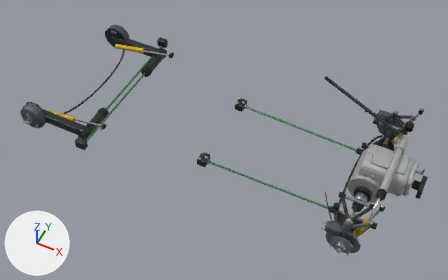
A saved change to the glTF model models/trains.glb.
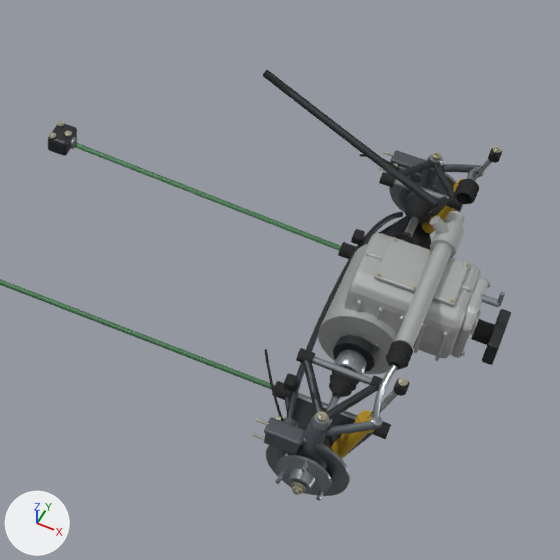
The first picture shows the older version from a 50 mm lens placed at (1.59, -2.81, 3.66), pointed at (0.26, -0.15, 0.33). The close-ups show the older and then the newer version on the part from 48% to 100% of the width and 17% to 100% of the height of that picture. Only the edits that show in the close-ups are written down. Every picture has the same lights, and +X, +Y and +Z are marked at lower left. Where no turn or scale is listed for an object, it has been applied to the vertices.

The first close-up shows 'barres-stabilisatrices.acier-noirci', 'barres-torsion-av.barre-torsion', 'boite.acier', 'boite.acier-noirci', 'boite.alu-coule', 'boite.caoutchouc', 'boite.plaque-alu', 'direction.acier-noirci', 'direction.alu-coule', 'disques-av.disque', 'etriers-av.fonte-frein', 'porte-fusee.acier', 'porte-fusee.fonte-ductile', 'transmissions.acier', 'transmissions.caoutchouc', 'triangles-av.acier', 'triangles-av.acier-noirci' and 15 more.
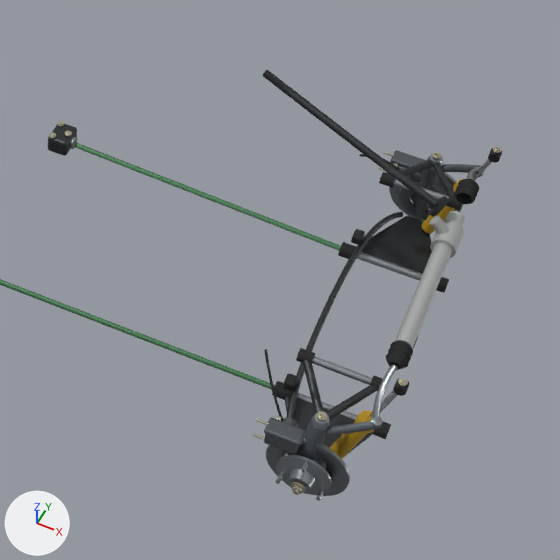
Location of each change, (x1, y1, x2, y2) in pixels of the close-ups (560 x 560 px):
'boite.alu-coule', deleted: before (318, 233, 489, 374)
'boite.acier-noirci', deleted: before (333, 309, 511, 372)
'transmissions.caoutchouc', deleted: before (323, 194, 432, 449)
'transmissions.acier', deleted (mostly hidden): before (326, 191, 419, 468)
'boite.caoutchouc', deleted (mostly hidden): before (344, 319, 495, 360)
'boite.acier', deleted: before (374, 292, 505, 353)
'boite.plaque-alu', deleted: before (470, 312, 481, 335)

Patch to the scene script:
```diff
--- a/models/trains.glb.py
+++ b/models/trains.glb.py
@@ ob_boite_acier @@
-ob_boite_acier = bpy.data.objects.new('boite.acier', me_boite_acier)
-ob_boite_acier.location = (0.0, 0.0, 0.0)
@@ ob_boite_acier_noirci @@
-ob_boite_acier_noirci = bpy.data.objects.new('boite.acier-noirci', me_boite_acier_noirci)
-ob_boite_acier_noirci.location = (0.0, 0.0, 0.0)
@@ ob_boite_alu_coule @@
-ob_boite_alu_coule = bpy.data.objects.new('boite.alu-coule', me_boite_alu_coule)
-ob_boite_alu_coule.location = (0.0, 0.0, 0.0)
@@ ob_boite_caoutchouc @@
-ob_boite_caoutchouc = bpy.data.objects.new('boite.caoutchouc', me_boite_caoutchouc)
-ob_boite_caoutchouc.location = (0.0, 0.0, 0.0)
@@ ob_boite_plaque_alu @@
-ob_boite_plaque_alu = bpy.data.objects.new('boite.plaque-alu', me_boite_plaque_alu)
-ob_boite_plaque_alu.location = (0.0, 0.0, 0.0)
@@ ob_transmissions_acier @@
-ob_transmissions_acier = bpy.data.objects.new('transmissions.acier', me_transmissions_acier)
-ob_transmissions_acier.location = (0.0, 0.0, 0.0)
@@ ob_transmissions_caoutchouc @@
-ob_transmissions_caoutchouc = bpy.data.objects.new('transmissions.caoutchouc', me_transmissions_caoutchouc)
-ob_transmissions_caoutchouc.location = (0.0, 0.0, 0.0)
```
